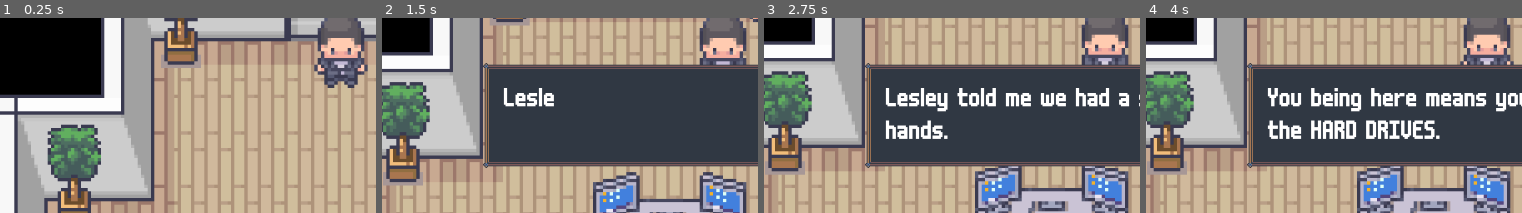
Above: before the commit, frames 1-4 (left to right).
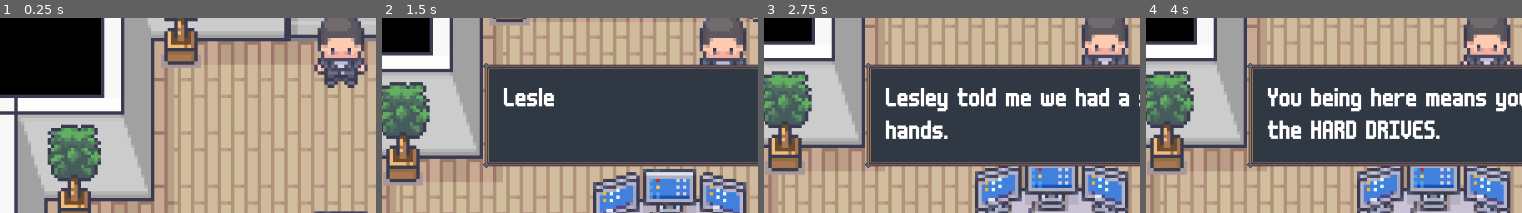
Above: after the commit, the same moments.

Repository: CISC204-S26/hw4-mrcheng-nabilmou
Game: Godot game, scene res://SCENES/OFFICIAL_MAP/PanicRoom.tscn
The game is run twice, just before and just after one commit, with the same random seed, the same clock (stepped at 60 frames per second) and the same inputs. This scene is started directly instead of the project's main scene.
Inputs:
- Up to frame 1 (0.25 s): no input
- Up to frame 2 (1.5 s): hold D (Right) 0.53-1.28 s; tap E (Interact) at 0.6, 1.35 s; hold S (Down) from 1.28 s (still down)
- Up to frame 3 (2.75 s): release S (Down) at 2.03 s; hold D (Right) from 2.03 s (still down); tap E (Interact) at 2.1 s
- Up to frame 4 (4 s): release D (Right) at 2.78 s; hold W (Up) 2.78-3.53 s; tap E (Interact) at 2.85, 3.6 s; hold A (Left) from 3.53 s (still down)
The pictures show only the part of the screen within x 8-58%, y 50-100%; the shares and areas given below are measured in that part.

The runs differ from the first frame. In frame 1, 0.1% of the frame differs, in the area x 83-98%, y 98-100%; in frame 2, 3.0%, in the area x 69-84%, y 77-100%; in frame 3, 2.5%; in frame 4, 2.5%.

Commit message:
added ending computer

Diff:
--- /dev/null
+++ b/cisc-204-pair-project/Ending_Computer.tscn
@@ -0,0 +1,39 @@
+[gd_scene format=3 uid="uid://b3rwv8o57n150"]
+
+[ext_resource type="Script" uid="uid://dd848bpvpffrx" path="res://SCRIPTS/interactable.gd" id="1_0tqly"]
+[ext_resource type="Texture2D" uid="uid://bbssqt57irexm" path="res://ASSETS/ROOMS/Modern_Office_32x32.png" id="2_ybu6s"]
+
+[sub_resource type="RectangleShape2D" id="RectangleShape2D_2hrly"]
+size = Vector2(36, 61)
+
+[sub_resource type="AtlasTexture" id="AtlasTexture_0tqly"]
+atlas = ExtResource("2_ybu6s")
+region = Rect2(448, 418, 32, 38)
+
+[sub_resource type="SpriteFrames" id="SpriteFrames_qsoei"]
+animations = [{
+"frames": [{
+"duration": 1.0,
+"texture": SubResource("AtlasTexture_0tqly")
+}],
+"loop": true,
+"name": &"Computer",
+"speed": 5.0
+}]
+
+[node name="StartingPhone" type="Area2D" unique_id=118944451]
+script = ExtResource("1_0tqly")
+interaction_type = "NPC"
+metadata/_custom_type_script = "uid://dd848bpvpffrx"
+
+[node name="CollisionShape2D" type="CollisionShape2D" parent="." unique_id=122306324]
+position = Vector2(0, 20.5)
+shape = SubResource("RectangleShape2D_2hrly")
+
+[node name="PhoneSprite" type="AnimatedSprite2D" parent="." unique_id=1116583603]
+position = Vector2(0, -6)
+sprite_frames = SubResource("SpriteFrames_qsoei")
+animation = &"Computer"
+
+[node name="AudioStreamPlayer2D" type="AudioStreamPlayer2D" parent="." unique_id=48400213]
+position = Vector2(0, 20.5)
--- a/cisc-204-pair-project/SCENES/OFFICIAL_MAP/PanicRoom.tscn
+++ b/cisc-204-pair-project/SCENES/OFFICIAL_MAP/PanicRoom.tscn
@@ -6,6 +6,7 @@
 [ext_resource type="PackedScene" uid="uid://b8pglx8m44ayp" path="res://SCENES/INTERACTABLES/KeycardDoor.tscn" id="3_otc4f"]
 [ext_resource type="PackedScene" uid="uid://bn67onos3vkvd" path="res://SCENES/PLAYER/Player.tscn" id="4_1hc0o"]
 [ext_resource type="PackedScene" uid="uid://dllation0new5" path="res://SCENES/INTERACTABLES/NPC.tscn" id="6_flacv"]
+[ext_resource type="PackedScene" uid="uid://b3rwv8o57n150" path="res://Ending_Computer.tscn" id="7_0d1jn"]
 
 [node name="PanicRoom" type="Node2D" unique_id=65600963]
 script = ExtResource("1_8au8j")
@@ -27,3 +28,7 @@
 position = Vector2(80, 22)
 npc_animation = "Guard"
 dialogue_lines = Array[String](["Lesley told me we had a situation on our hands.", "You being here means you have retrieved the HARD DRIVES.", "PLUG them into the terminal right in front of you to WIPE them.", "Those bastards wont find a thing."])
+
+[node name="StartingPhone" parent="." unique_id=118944451 instance=ExtResource("7_0d1jn")]
+position = Vector2(16, 125)
+dialogue_lines = Array[String](["Please insert all HARDDRIVES", "ARE YOU SURE YOU WANT TO DELETE EVERYTHING?", "DELETING..."])
--- a/cisc-204-pair-project/SCRIPTS/player.gd
+++ b/cisc-204-pair-project/SCRIPTS/player.gd
@@ -7,7 +7,7 @@
 @onready var footstep := $Footstep
 
 
-var tile_size := 32 # How many seconds it takes to move 1 tile.
+var tile_size := 32 #32 # How many seconds it takes to move 1 tile.
 var move_time := 0.25
 
 var last_direction := Vector2.DOWN
